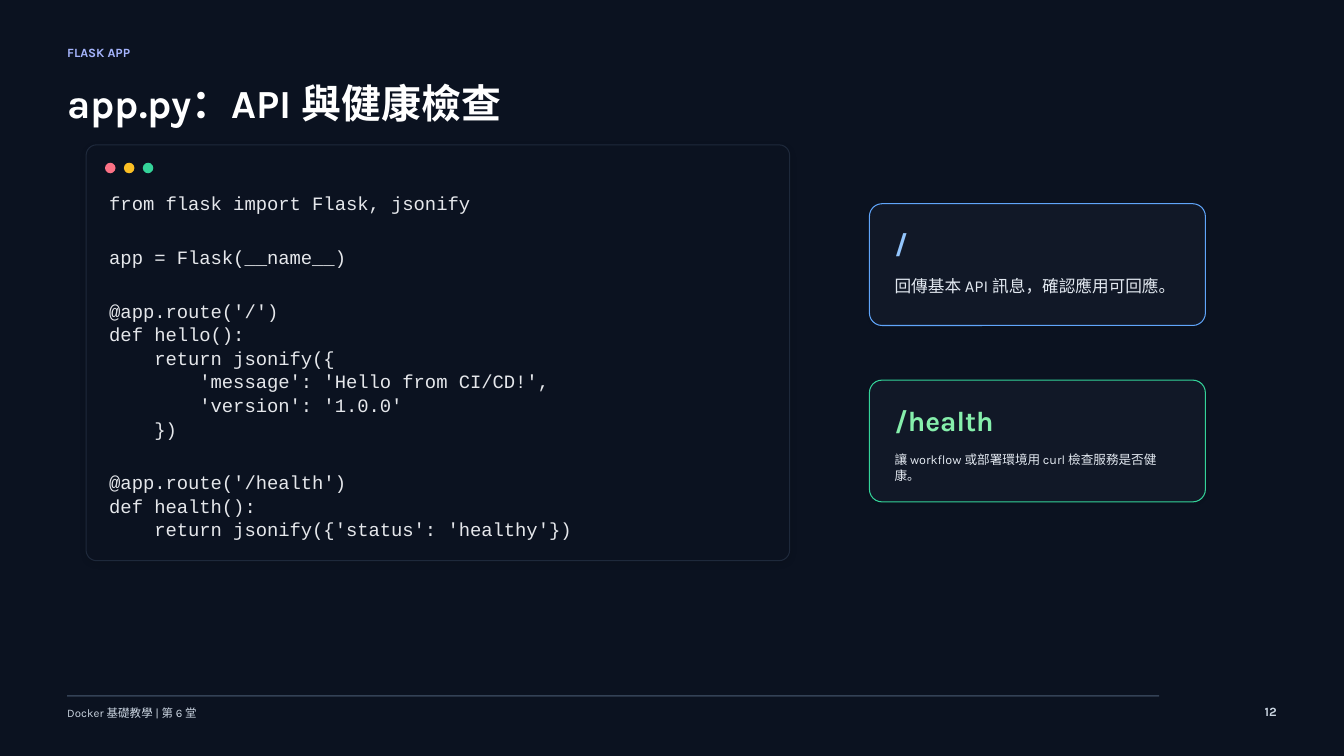
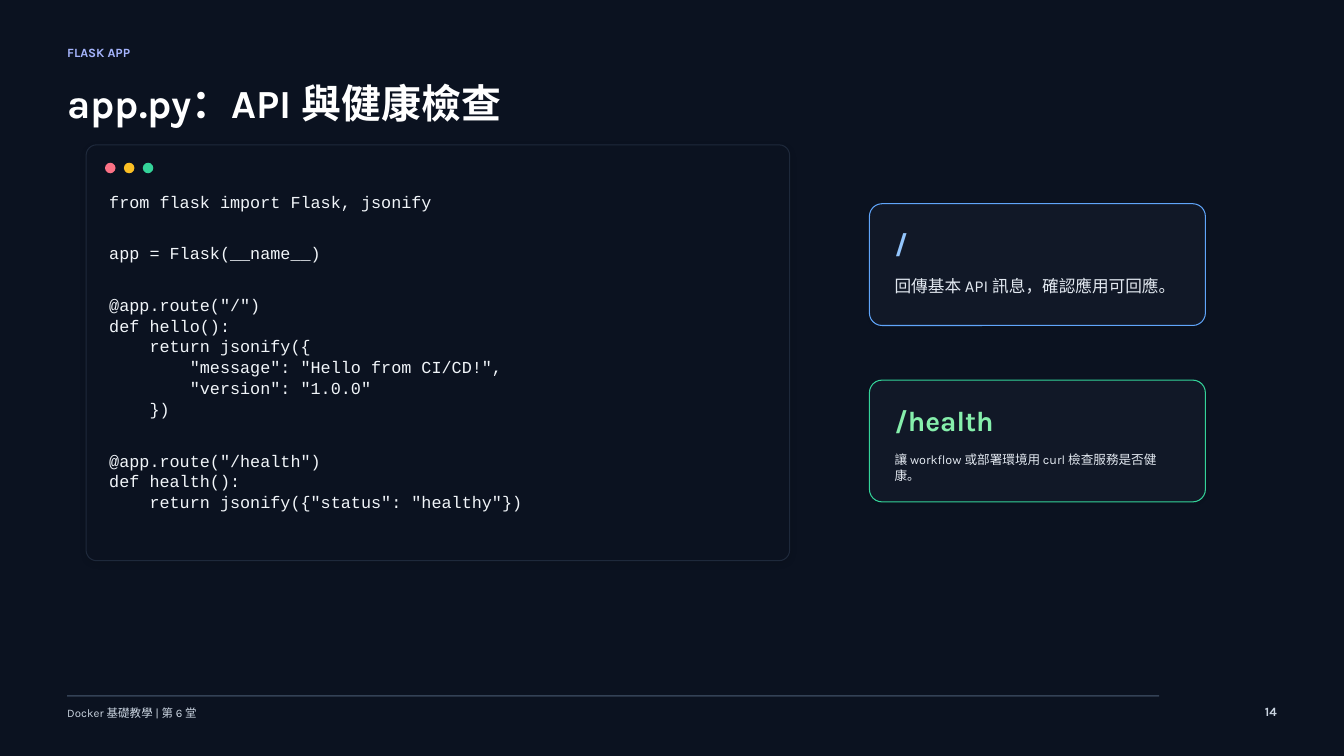
Before and after one commit to lalalalaluk/docker-practice, a slide deck: slide 14 of slides/docker-session6-github-actions-advanced.pptx (slide 12 before the commit). Drawn at 1344x756 pixels with LibreOffice and Linux fonts; fonts in the diff are those of the drawing. Boxes give left, top, right and bottom in pixels: in the first picture for what was removed or moved away, otherwise in the second. Text is boxed around its words. In the diff, an @@ line names an element or a change of style, - is before the commit and + after.

```diff
--- a/slides/docker-session6-github-actions-advanced.pptx
+++ b/slides/docker-session6-github-actions-advanced.pptx
@@ text at (x1=109, y1=196, x2=432, y2=491): size 13.5 to 12 pt, text colour #E5E7EB to #F1F5F9 in "from flask import Flask, jsonify", "app = Flask(__name__)", "def hello():", "return jsonify({" and 2 more places @@
@@ text at (x1=109, y1=299, x2=260, y2=315): text changed; size 13.5 to 12 pt; text colour #E5E7EB to #F1F5F9 @@
-@app.route('/')
+@app.route("/")
@@ text at (x1=190, y1=361, x2=502, y2=394): text changed; size 13.5 to 12 pt; text colour #E5E7EB to #F1F5F9 @@
-'message': 'Hello from CI/CD!',
-'version': '1.0.0'
+"message": "Hello from CI/CD!",
+"version": "1.0.0"
@@ text at (x1=109, y1=455, x2=321, y2=471): text changed; size 13.5 to 12 pt; text colour #E5E7EB to #F1F5F9 @@
-@app.route('/health')
+@app.route("/health")
@@ text at (x1=150, y1=496, x2=522, y2=512): text changed; size 13.5 to 12 pt; text colour #E5E7EB to #F1F5F9 @@
-return jsonify({'status': 'healthy'})
+return jsonify({"status": "healthy"})
@@ text at (x1=1265, y1=707, x2=1277, y2=716): text changed @@
-12
+14
```
Also in this commit, not shown: 25 other slides changed, 41 slides added, 6 slides removed, 4 other files.
